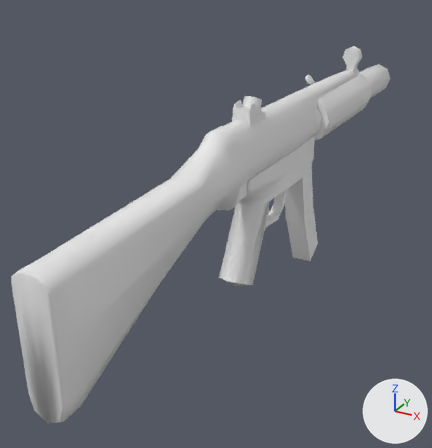
Two versions of the FBX model media/models_x/weapons/Firearms/MP5SD.fbx, one commit apart.
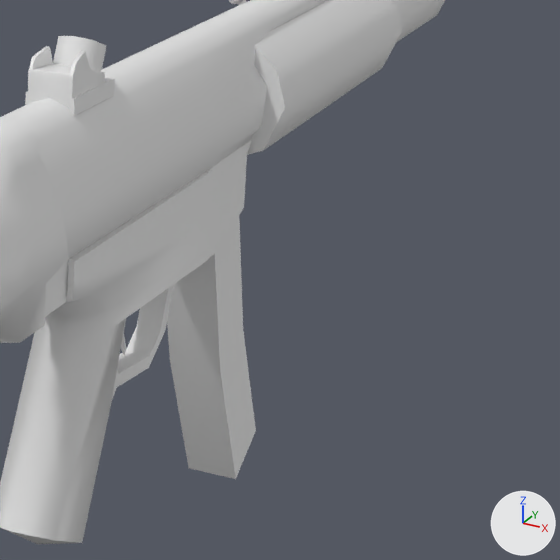
Old and new are each drawn whole from a 50 mm camera at (0.149, -0.305, 0.139) aimed at (-0.036, 0.031, -0.029) and again close up on the part from 51% to 100% of the width and 18% to 65% of the height. The axes (+X, +Y, +Z) are drawn at lower right. The lights are the same throughout. Vertices at the same position are counted once.

In view in the first close-up: 'MP5SD_LP'.
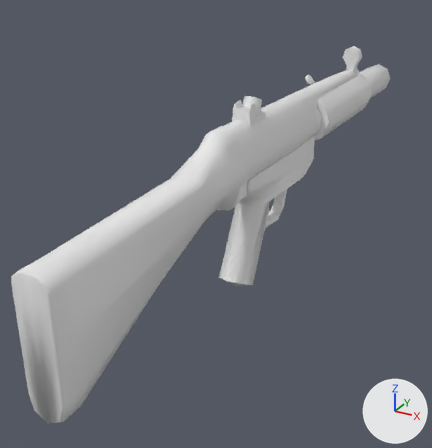
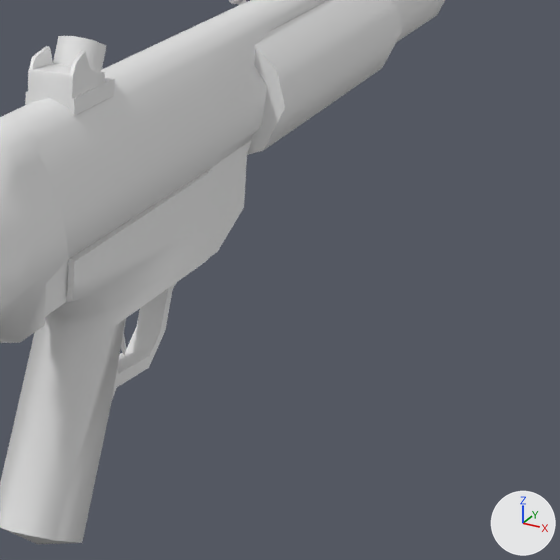
Where the change shows, as pixel boxes [x1, y1, x2, y2] in the close-ups (560 x 560 px):
part 1 of me_mp5a1_plane_011, deleted: before [167, 217, 256, 479]

Edits to the bpy script that builds the scene:
```text
Change me_mp5a1_plane_011:
    where me_mp5a1_plane_011.from_pydata(...)  # 538 vertices, 432 faces; spans x -0.018..0.018, y -0.173..0.299, z -0.083..0.074
    used by ob_mp5sd_lp; location = (0.0, 0.0, 0.0)
    me_mp5a1_plane_011 part 1: the loose piece of 16 vertices spanning x -0.008..0.008, y 0.076..0.127, z -0.083..0.022 is deleted
```
